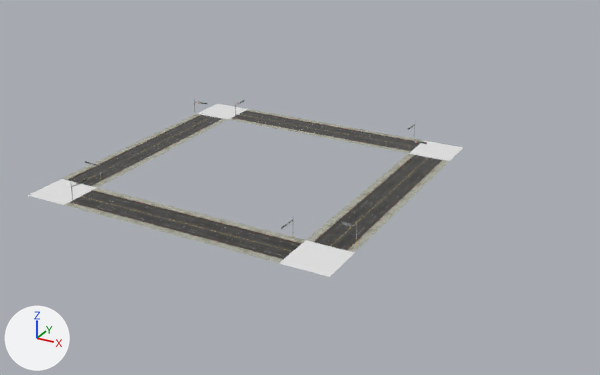
A saved change to the glTF model public/assets/New models/road_traffic_sign.glb.
The view is the same before and after, from a 50 mm camera at (1598.0, -2158.0, 939.0) aimed at (559.0, -270.0, -5.0). Every picture has the same lights, and +X, +Y and +Z are marked at lower left.

The first picture shows 'Plane', 'Plane.001', 'Plane.002', 'Plane.003', 'road_03__0', 'road_03__0.001', 'road_03__0.002', 'road_03__0.003', 'road_03__0.004', 'road_03__0.005', 'road_03__0.006', 'road_03__0.007', 'road_03__0.008', 'road_03__0.010'.
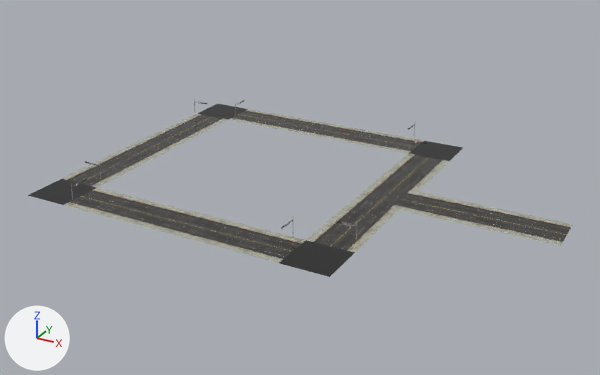
Boxes [x1, y1, x2, y2] around the edits, measured in the pictures (600 x 375 px):
'road_03__0.012', added
    after: [472, 207, 573, 245]
'road_03__0.013', added
    after: [391, 190, 488, 226]
'Plane.001', recoloured (white to black)
    both: [280, 240, 355, 277]
'Plane', recoloured (white to black)
    both: [28, 179, 96, 205]
'Plane.003', recoloured (white to black)
    both: [409, 141, 463, 161]
'Plane.002', recoloured (white to grey)
    both: [197, 104, 247, 119]

The change, as a list of edits to the scene's bpy script:
```text
Add mat_material:
    mat_material = principled_material('Material')
    mat_material.base_color = (0.0103, 0.0103, 0.0103)  # black #1a1a1a
    mat_material.roughness = 0.4
Change me_plane_001:
    where me_plane_001.from_pydata(...)  # 4 vertices, 2 faces; spans x -1.0..1.0, y -1.0..1.0, z 0.0
    add me_plane_001.materials.append(mat_material)  # black #1a1a1a
Add ob_road_03__0_013:
    ob_road_03__0_013 = bpy.data.objects.new('road_03__0.013', me_road_03__0_001)
    ob_road_03__0_013.parent = ob_road_03_002
    ob_road_03__0_013.location = (777.0, -1092.0, 5.5)
    ob_road_03__0_013.rotation_euler = (0.0, 0.0, -1.571)  # degrees (0, 0, -90)
Add ob_road_03__0_012:
    ob_road_03__0_012 = bpy.data.objects.new('road_03__0.012', me_road_03__0_001)
    ob_road_03__0_012.parent = ob_road_03_002
    ob_road_03__0_012.location = (1887.0, -1092.0, 5.5)
    ob_road_03__0_012.rotation_euler = (0.0, 0.0, -1.571)  # degrees (0, 0, -90)
```
